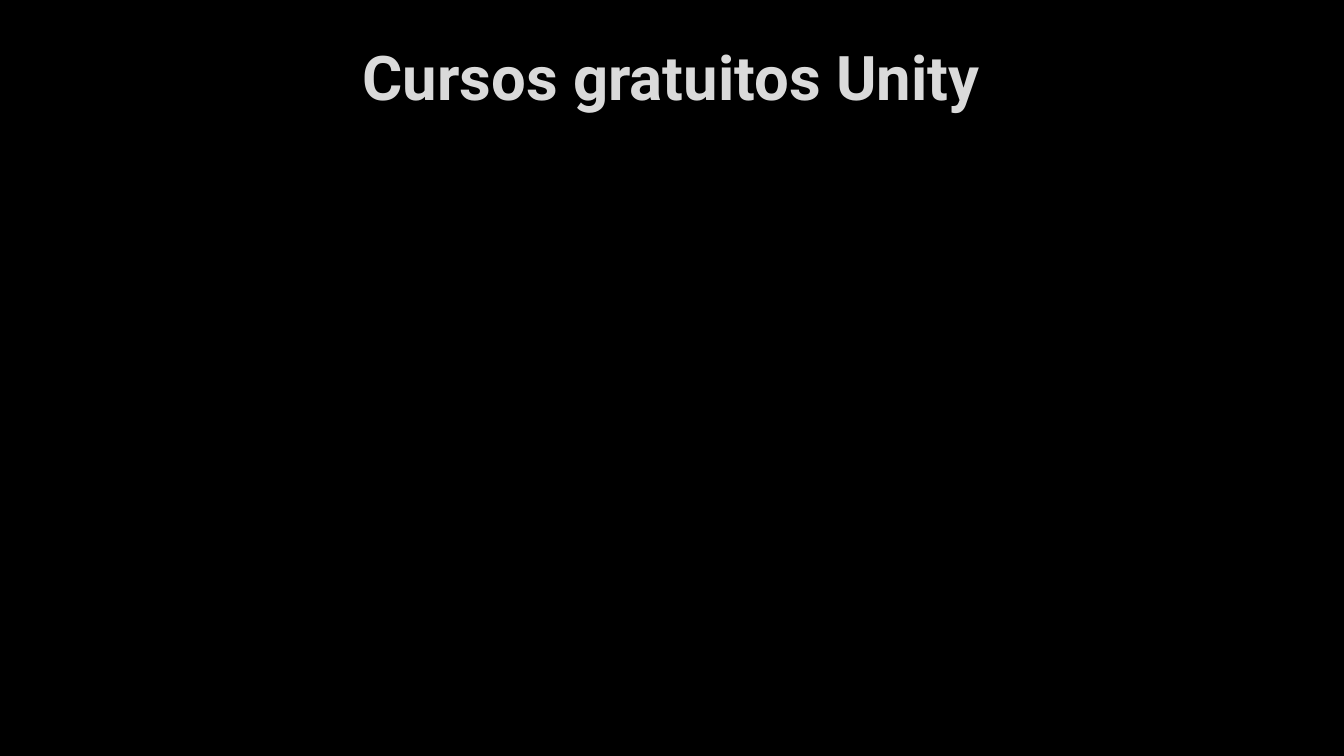
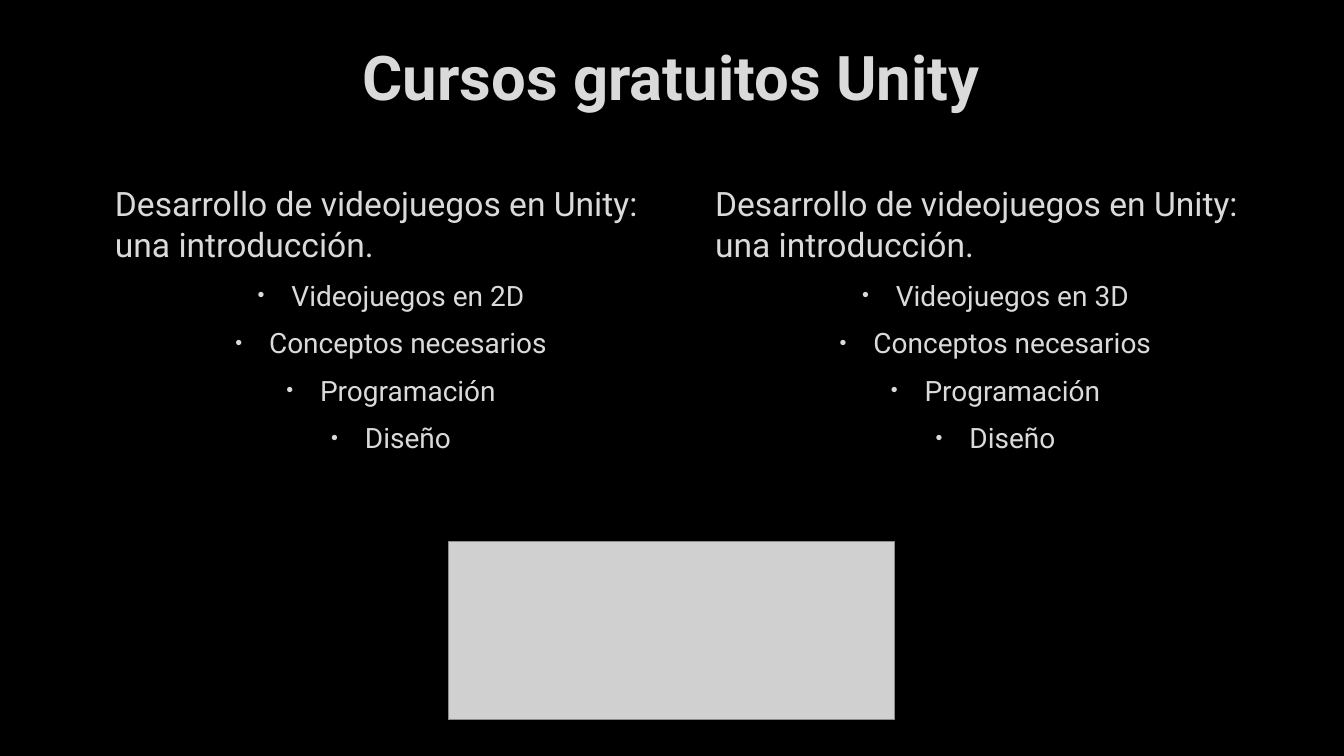
Before and after one commit to laiapc/TG1, a slide deck: slide 11 of Presentación TG1.pptx. Drawn at 1344x756 pixels with LibreOffice and Linux fonts; fonts in the diff are those of the drawing; grey boxes stand for pictures; background and template pictures are left out. Boxes give left, top, right and bottom in pixels: in the first picture for what was removed or moved away, otherwise in the second. Text is boxed around its words. In the diff, an @@ line names an element or a change of style, - is before the commit and + after.

```diff
--- a/Presentación TG1.pptx
+++ b/Presentación TG1.pptx
@@ text added at bbox=[115, 190, 638, 449], 20 pt, text #DADADA @@
+Desarrollo de videojuegos en Unity: una introducción.
+• Videojuegos en 2D
+• Conceptos necesarios
+• Programación
+• Diseño
@@ text added at bbox=[715, 190, 1238, 449], 20 pt, text #DADADA @@
+Desarrollo de videojuegos en Unity: una introducción.
+• Videojuegos en 3D
+• Conceptos necesarios
+• Programación
+• Diseño
@@ picture added at bbox=[449, 541, 895, 720] @@
```
Also in this commit, not shown: 3 other slides changed, 1 slide added, 1 slide removed.
